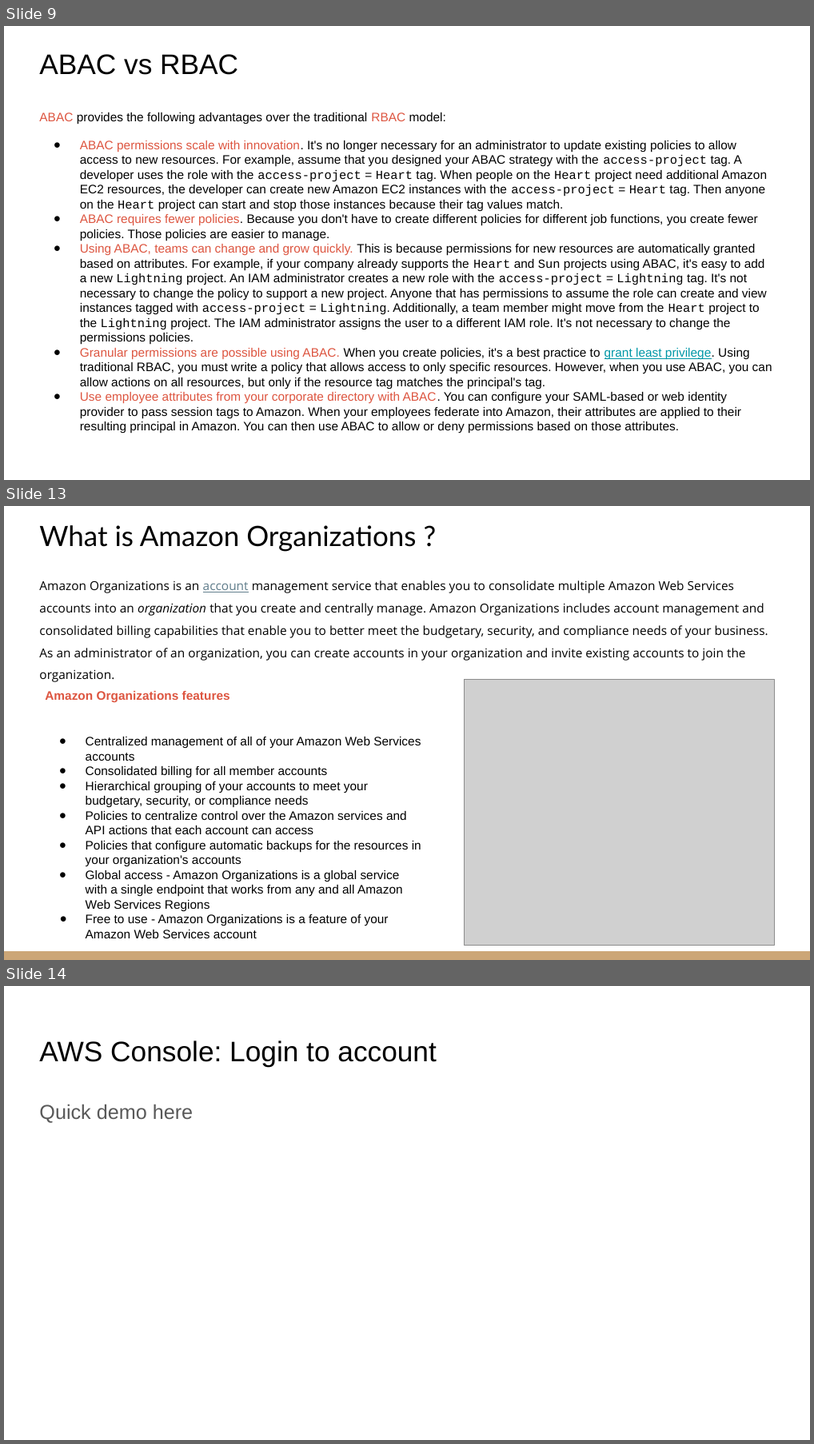
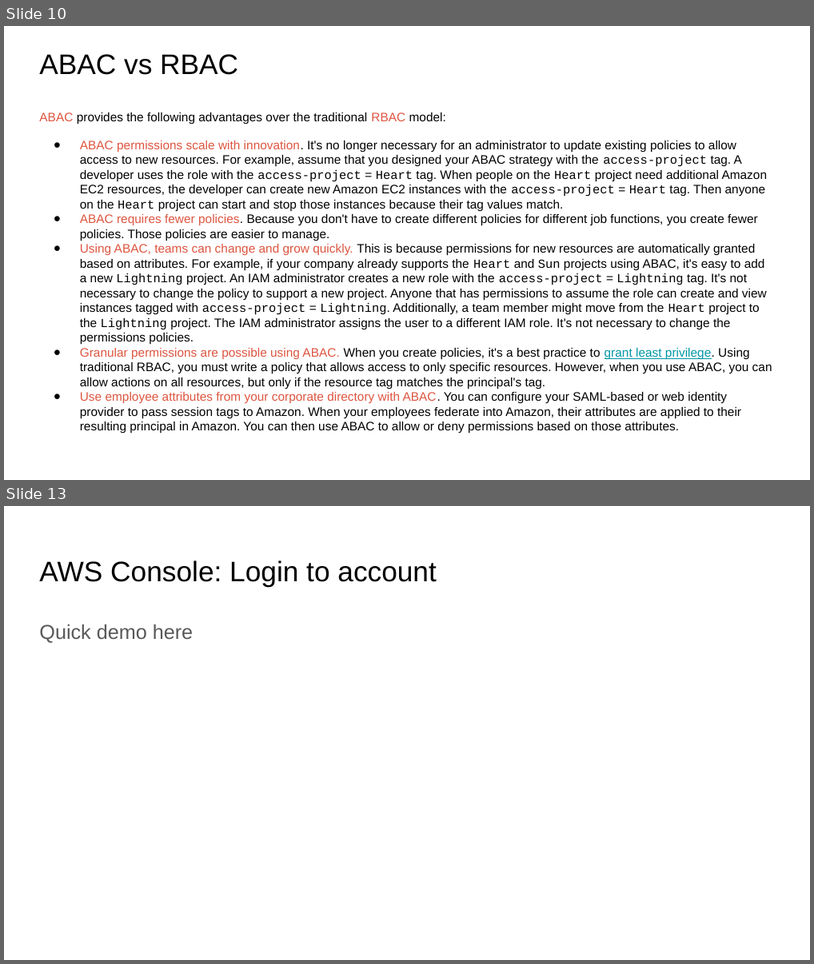
Before and after one commit to IlyaChakun/aws-iba-courses, a slide deck: lecture-materials/Security/00-iam/IAM.pptx. Shown one above the other, each under a label of ours: slides 9, 13 and 14 before the commit, slides 10 and 13 after it; the slides between them are not shown. The pictures are 814x1444 and 814x964 pixels, drawn with LibreOffice and Linux fonts; fonts in the diff are those of the drawing; grey boxes stand for pictures. Boxes give left, top, right and bottom in pixels: in the first picture for what was removed or moved away, otherwise in the second. Text is boxed around its words. In the diff, an @@ line names an element or a change of style, - is before the commit and + after.

```diff
--- a/lecture-materials/Security/00-iam/IAM.pptx
+++ b/lecture-materials/Security/00-iam/IAM.pptx
@@ slide 13 removed at box(4, 506, 810, 960), background #FFFFFF @@
@@ title removed at box(39, 525, 416, 552) @@
-What is Amazon Organizations ?
@@ text removed at box(39, 580, 769, 682) @@
-Amazon Organizations is an account management service that enables you to consolidate multiple Amazon Web Services accounts into an organization that you create and centrally manage. Amazon Organizations includes account management and consolidated billing capabilities that enable you to better meet the budgetary, security, and compliance needs of your business. As an administrator of an organization, you can create accounts in your organization and invite existing accounts to join the organization.
@@ text removed at box(45, 691, 422, 938) @@
-Amazon Organizations features
-● Centralized management of all of your Amazon Web Services accounts
-● Consolidated billing for all member accounts
-● Hierarchical grouping of your accounts to meet your budgetary, security, or compliance needs
-● Policies to centralize control over the Amazon services and API actions that each account can access
-● Policies that configure automatic backups for the resources in your organization's accounts
-● Global access - Amazon Organizations is a global service with a single endpoint that works from any and all Amazon Web Services Regions
-● Free to use - Amazon Organizations is a feature of your Amazon Web Services account
@@ picture removed at box(465, 680, 774, 944) @@
@@ rectangle removed at box(4, 951, 810, 960) @@
@@ what was slide 9 is now slide 10 @@
@@ what was slide 14 is now slide 13 @@
```
Also in this commit, not shown: 5 slides changed, 2 slides added, 2 other slides removed, 18 other files.
